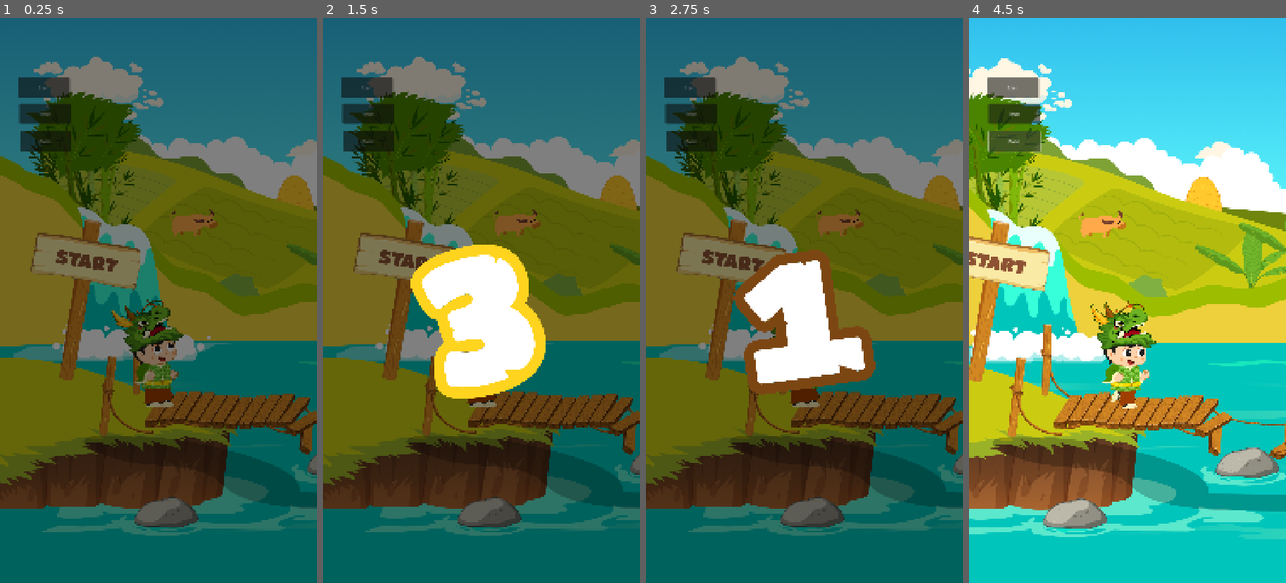
Above: before the commit, frames 1-4 (left to right).
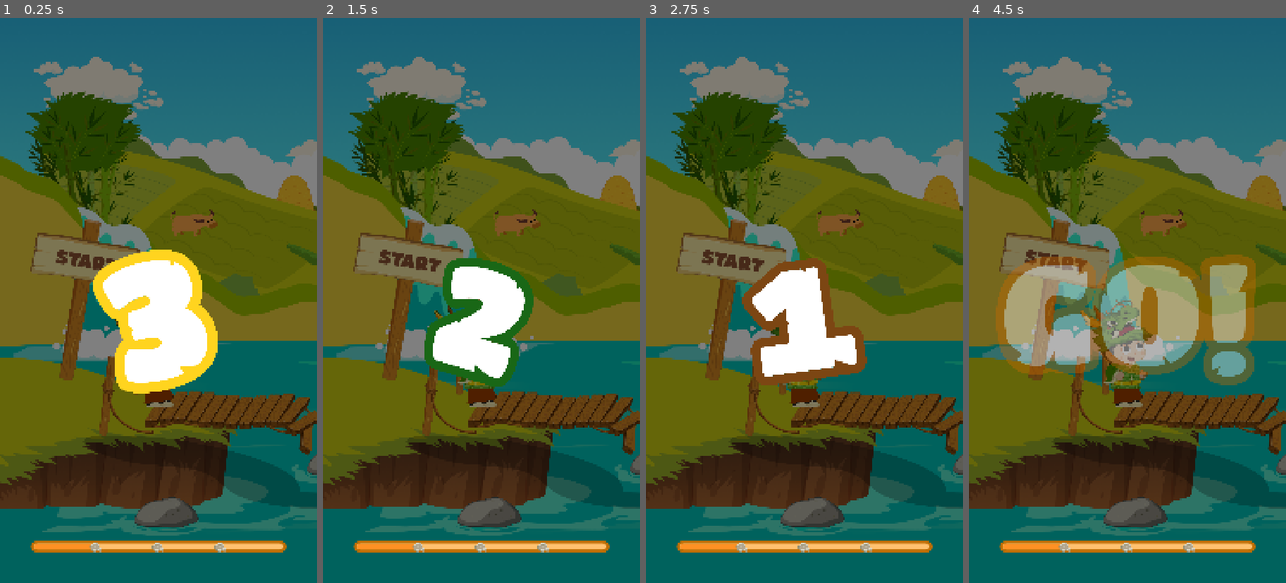
Above: after the commit, the same moments.

Repository: ducth-35/cheppy_game_1
Game: Godot game, scene res://main.tscn
Two runs of this game, one before a commit and one after it. Both use one fixed random seed, a clock stepped at 60 frames per second and the inputs below.
Inputs (mouse positions are in pixels of both pictures, inside the frame that each line leads up to):
- Up to frame 1 (0.25 s): no input
- Up to frame 2 (1.5 s): click (367, 114) at 0.5 s, where only the run before the commit has a clickable "True"; click (367, 142) at 1.25 s, where only the run before the commit has a clickable "False"
- Up to frame 3 (2.75 s): click (690, 85) at 2 s, where only the run before the commit has a clickable "Start"
- Up to frame 4 (4.5 s): click (1013, 85) at 2.75 s, where only the run before the commit has a clickable "Start"; click (1013, 114) at 3.5 s, where only the run before the commit has a clickable "True"; click (1013, 142) at 4.25 s, where only the run before the commit has a clickable "False"

The runs differ from the first frame. In frame 1, 11% of the frame differs, in the area x 5-91%, y 10-95%; in frame 2, 9.4%; in frame 3, 6.3%; in frame 4, 99%, in the area x 0-100%, y 0-100%.

Commit message:
add logic game

Diff:
--- a/Player/player.gd
+++ b/Player/player.gd
@@ -5,15 +5,28 @@
 const JUMP_VELOCITY = -600.0
 
 @onready var anim: AnimatedSprite2D = $AnimatedSprite2D
+@onready var run_sfx_player: AudioStreamPlayer = get_node_or_null("AudioPlayerRun") as AudioStreamPlayer
+@onready var state_ui: CanvasLayer = get_node_or_null("AnswerStateUI") as CanvasLayer
+@onready var state_true_char = get_node_or_null("AnswerStateUI/StateTrueChar")
+@onready var state_false_char = get_node_or_null("AnswerStateUI/StateFalseChar")
+@onready var state_text = get_node_or_null("AnswerStateUI/StateText")
+@onready var audio_try_again: AudioStreamPlayer = get_node_or_null("AudioTryAgain") as AudioStreamPlayer
+@onready var audio_perfect: AudioStreamPlayer = get_node_or_null("AudioPerfect") as AudioStreamPlayer
 
 var is_running = false
 var is_locked = false
 var is_falling = false
 var current_speed = SPEED
+var is_answer_processing = false
 
 
 func _ready():
 	add_to_group("player")
+	if state_ui:
+		state_ui.layer = 200
+	if run_sfx_player:
+		run_sfx_player.volume_db = 8.0
+	_hide_answer_state_immediate()
 
 
 # =========================
@@ -27,12 +40,27 @@
 
 
 func on_answer(correct: bool):
-	is_locked = false
+	if is_answer_processing:
+		return
+
+	is_answer_processing = true
+	is_locked = true
+	velocity = Vector2.ZERO
 
 	if correct:
+		_show_answer_state(true)
+		await _play_audio_and_wait(audio_perfect, 1.0)
+		await _hide_answer_state_animated()
+		is_locked = false
 		jump_over_gap()
+		notify_next_question()
 	else:
-		fall_down()
+		_show_answer_state(false)
+		await _play_audio_and_wait(audio_try_again, 1.0)
+		await _hide_answer_state_animated()
+		is_locked = true
+
+	is_answer_processing = false
 
 
 # =========================
@@ -94,6 +122,13 @@
 
 # ✅ freeze chuẩn (không bị treo)
 func freeze_game(duration):
+	if run_sfx_player and run_sfx_player.playing:
+		run_sfx_player.stop()
+	if audio_try_again and audio_try_again.playing:
+		audio_try_again.stop()
+	if audio_perfect and audio_perfect.playing:
+		audio_perfect.stop()
+
 	Engine.time_scale = 0.0
 
 	await get_tree().create_timer(duration, true).timeout
@@ -153,6 +188,96 @@
 	if anim.animation != name:
 		anim.play(name)
 
+	update_run_sfx(name)
+
+
+func update_run_sfx(anim_name: String):
+	var should_play = anim_name == "run" and is_running and not is_locked and not is_falling
+
+	if should_play:
+		if run_sfx_player and run_sfx_player.stream and not run_sfx_player.playing:
+			run_sfx_player.play()
+	else:
+		if run_sfx_player and run_sfx_player.playing:
+			run_sfx_player.stop()
+
+
+func _hide_answer_state_immediate():
+	if state_ui:
+		state_ui.visible = false
+	if state_true_char:
+		state_true_char.modulate.a = 1.0
+		state_true_char.scale = Vector2.ONE
+		state_true_char.visible = false
+	if state_false_char:
+		state_false_char.modulate.a = 1.0
+		state_false_char.scale = Vector2.ONE
+		state_false_char.visible = false
+	if state_text:
+		state_text.visible = false
+
+
+func _show_answer_state(correct: bool):
+	if state_ui:
+		state_ui.visible = true
+	if state_true_char:
+		state_true_char.visible = correct
+	if state_false_char:
+		state_false_char.visible = not correct
+	if state_text:
+		state_text.visible = true
+
+	var target = state_true_char if correct else state_false_char
+	if target:
+		target.modulate.a = 0.0
+		target.scale = Vector2(0.88, 0.88)
+
+		var tween := create_tween()
+		tween.set_parallel(true)
+		tween.tween_property(target, "modulate:a", 1.0, 0.24).set_trans(Tween.TRANS_SINE).set_ease(Tween.EASE_OUT)
+		tween.tween_property(target, "scale", Vector2.ONE, 0.24).set_trans(Tween.TRANS_BACK).set_ease(Tween.EASE_OUT)
+
+
+func _hide_answer_state_animated() -> void:
+	var has_target := false
+	var tween := create_tween()
+	tween.set_parallel(true)
+
+	if state_true_char and state_true_char.visible:
+		has_target = true
+		tween.tween_property(state_true_char, "modulate:a", 0.0, 0.18).set_trans(Tween.TRANS_SINE).set_ease(Tween.EASE_IN)
+		tween.tween_property(state_true_char, "scale", Vector2(0.92, 0.92), 0.18).set_trans(Tween.TRANS_SINE).set_ease(Tween.EASE_IN)
+
+	if state_false_char and state_false_char.visible:
+		has_target = true
+		tween.tween_property(state_false_char, "modulate:a", 0.0, 0.18).set_trans(Tween.TRANS_SINE).set_ease(Tween.EASE_IN)
+		tween.tween_property(state_false_char, "scale", Vector2(0.92, 0.92), 0.18).set_trans(Tween.TRANS_SINE).set_ease(Tween.EASE_IN)
+
+	if has_target:
+		await tween.finished
+
+	_hide_answer_state_immediate()
+
+
+func _play_audio_and_wait(player: AudioStreamPlayer, fallback_seconds: float) -> void:
+	if player and player.stream:
+		if player.playing:
+			player.stop()
+		player.play()
+		await player.finished
+		return
+
+	await get_tree().create_timer(fallback_seconds).timeout
+
+
+func notify_next_question():
+	if not OS.has_feature("web"):
+		return
+
+	JavaScriptBridge.eval("""
+		window.dispatchEvent(new CustomEvent('onNextQuestion', { detail: { status: true } }))
+	""")
+
 
 func _on_button_pressed():
 	set_running(true)
--- a/Player/player.tscn
+++ b/Player/player.tscn
@@ -33,6 +33,11 @@
 [ext_resource type="Texture2D" uid="uid://jbtuhjeyjsn3" path="res://assets/jump/Cheppy_Jumping_00011.png" id="23_iyprq"]
 [ext_resource type="Texture2D" uid="uid://cjfg4w3jy81vy" path="res://assets/jump/Cheppy_Jumping_00013.png" id="24_f4lon"]
 [ext_resource type="Texture2D" uid="uid://dhwhmbwqtt23v" path="res://assets/jump/Cheppy_Jumping_00016.png" id="25_8ynux"]
+[ext_resource type="AudioStream" uid="uid://dnxbrkuki32gt" path="res://assets/sounds/tieng_buoc_chan_di_tren_cau.mp3" id="34_j2n6q"]
+[ext_resource type="AudioStream" uid="uid://ndr1idew65kl" path="res://assets/sounds/try_again.mp3" id="35_iyprq"]
+[ext_resource type="Texture2D" uid="uid://dqvf4l25xfsnu" path="res://assets/popup/perfect.png" id="35_jp1hh"]
+[ext_resource type="AudioStream" uid="uid://b54tcwuw8e3s2" path="res://assets/sounds/perfect.mp3" id="36_f4lon"]
+[ext_resource type="Texture2D" uid="uid://bmc8k7ebusgqg" path="res://assets/popup/try_again.png" id="36_qs4pp"]
 
 [sub_resource type="CapsuleShape2D" id="CapsuleShape2D_j2n6q"]
 radius = 90.0
@@ -168,12 +173,13 @@
 position = Vector2(516, 1491.0001)
 scale = Vector2(0.56410486, 0.5673831)
 sprite_frames = SubResource("SpriteFrames_c6x0f")
-animation = &"idle"
+animation = &"run"
 
 [node name="Camera2D" type="Camera2D" parent="."]
 position = Vector2(524, 1305)
 
 [node name="Button" type="Button" parent="."]
+visible = false
 offset_left = 48.0
 offset_top = 548.0
 offset_right = 222.0
@@ -181,6 +187,7 @@
 text = "Start"
 
 [node name="Button2" type="Button" parent="."]
+visible = false
 offset_left = 50.0
 offset_top = 636.0
 offset_right = 224.0
@@ -189,12 +196,57 @@
 "
 
 [node name="Button3" type="Button" parent="."]
+visible = false
 offset_left = 52.0
 offset_top = 731.0
 offset_right = 226.0
 offset_bottom = 799.0
 text = "False"
 
+[node name="AudioPlayerRun" type="AudioStreamPlayer" parent="."]
+stream = ExtResource("34_j2n6q")
+
+[node name="AudioTryAgain" type="AudioStreamPlayer" parent="."]
+stream = ExtResource("35_iyprq")
+
+[node name="AudioPerfect" type="AudioStreamPlayer" parent="."]
+stream = ExtResource("36_f4lon")
+
+[node name="AnswerStateUI" type="CanvasLayer" parent="."]
+layer = 200
+
+[node name="StateFalseChar" type="TextureRect" parent="AnswerStateUI"]
+visible = false
+z_index = 99
+anchors_preset = 7
+anchor_left = 0.5
+anchor_top = 1.0
+anchor_right = 0.5
+anchor_bottom = 1.0
+offset_left = -490.0
+offset_top = -503.0
+offset_right = 475.0
+grow_horizontal = 2
+grow_vertical = 0
+texture = ExtResource("36_qs4pp")
+expand_mode = 1
+
+[node name="StateTrueChar" type="TextureRect" parent="AnswerStateUI"]
+visible = false
+z_index = 99
+anchors_preset = 7
+anchor_left = 0.5
+anchor_top = 1.0
+anchor_right = 0.5
+anchor_bottom = 1.0
+offset_left = -481.0
+offset_top = -503.0
+offset_right = 466.0
+grow_horizontal = 2
+grow_vertical = 0
+texture = ExtResource("35_jp1hh")
+expand_mode = 1
+
 [connection signal="pressed" from="Button" to="." method="_on_button_pressed"]
 [connection signal="pressed" from="Button2" to="." method="_on_button_2_pressed"]
 [connection signal="pressed" from="Button3" to="." method="_on_button_3_pressed"]
--- a/main.gd
+++ b/main.gd
@@ -2,8 +2,10 @@
 
 @onready var camera: Camera2D = $CharacterBody2D/Camera2D
 @onready var player: CharacterBody2D = $CharacterBody2D
+@onready var progress_ui: CanvasLayer = $ProgressQuestions
 
 var _start_view_snapped := false
+var _js_update_progress_callback = null
 
 
 func _ready() -> void:
@@ -11,6 +13,7 @@
 	_update_camera_limits()
 	_snap_start_view_once()
 	_setup_game_start_flow()
+	_setup_js_bridge_callbacks()
 
 
 func _setup_game_start_flow() -> void:
@@ -25,6 +28,36 @@
 func _start_gameplay() -> void:
 	if player.has_method("set_running"):
 		player.set_running(true)
+	update_progress_from_rn(1, 4)
+
+
+func update_progress_from_rn(opened_count: int, total_count: int = -1) -> void:
+	if progress_ui and progress_ui.has_method("update_progress_from_rn"):
+		progress_ui.call("update_progress_from_rn", opened_count, total_count)
+
+
+func _setup_js_bridge_callbacks() -> void:
+	if not OS.has_feature("web"):
+		return
+
+	var window = JavaScriptBridge.get_interface("window")
+	if window == null:
+		return
+
+	_js_update_progress_callback = JavaScriptBridge.create_callback(_on_js_update_progress)
+	window.updateGodotProgress = _js_update_progress_callback
+
+
+func _on_js_update_progress(args: Array) -> void:
+	var opened_count := 0
+	var total_count := -1
+
+	if args.size() > 0:
+		opened_count = int(args[0])
+	if args.size() > 1:
+		total_count = int(args[1])
+
+	update_progress_from_rn(opened_count, total_count)
 
 
 func _snap_start_view_once() -> void:
--- a/main.tscn
+++ b/main.tscn
@@ -13,6 +13,7 @@
 [ext_resource type="Texture2D" uid="uid://chg36fjow5m8i" path="res://assets/bg/br5.png" id="9_dg77c"]
 [ext_resource type="Texture2D" uid="uid://uytcom72yyry" path="res://assets/bg/br6.png" id="10_ycdy4"]
 [ext_resource type="PackedScene" uid="uid://wg5od8lrow6t" path="res://scene/countdown.tscn" id="13_ycdy4"]
+[ext_resource type="PackedScene" path="res://scene/progress_questions.tscn" id="14_qx0md"]
 
 [sub_resource type="RectangleShape2D" id="RectangleShape2D_6mti6"]
 size = Vector2(6166, 283)
@@ -376,6 +377,8 @@
 
 [node name="CountDown" parent="." instance=ExtResource("13_ycdy4")]
 
+[node name="ProgressQuestions" parent="." instance=ExtResource("14_qx0md")]
+
 [connection signal="body_entered" from="GapTrigger" to="GapTrigger" method="_on_body_entered"]
 [connection signal="body_entered" from="finish" to="finish" method="_on_body_entered"]
 [connection signal="body_entered" from="Stop" to="Stop" method="_on_body_entered"]
--- a/scene/countdown.gd
+++ b/scene/countdown.gd
@@ -1,11 +1,19 @@
 extends CanvasLayer
 
 @onready var anim: AnimationPlayer = $Control/AnimationPlayer
+@onready var audio: AudioStreamPlayer = $Control/AudioStreamPlayer
 
 signal countdown_finished
 
 func _ready():
+	if audio.stream != null:
+		audio.stop()
+		audio.play()
 	anim.play("countdown")
+
+func _play_sound(path):
+	audio.stream = load(path)
+	audio.play()
 
 
 func _on_animation_player_animation_finished(anim_name):
--- a/scene/countdown.tscn
+++ b/scene/countdown.tscn
@@ -1,13 +1,18 @@
-[gd_scene load_steps=9 format=3 uid="uid://wg5od8lrow6t"]
+[gd_scene load_steps=10 format=3 uid="uid://wg5od8lrow6t"]
 
 [ext_resource type="Texture2D" uid="uid://c7pxlik61v86o" path="res://assets/count_down/3.png" id="1_018d3"]
 [ext_resource type="Script" uid="uid://0bpuij87ortj" path="res://scene/countdown.gd" id="1_tgv5b"]
 [ext_resource type="Texture2D" uid="uid://cjg10fp5so3dx" path="res://assets/count_down/2.png" id="2_lv7gj"]
 [ext_resource type="Texture2D" uid="uid://dnw8i6fe51bu" path="res://assets/count_down/1.png" id="3_tgv5b"]
 [ext_resource type="Texture2D" uid="uid://cmmy0mv7uodry" path="res://assets/count_down/go.png" id="4_s0qqp"]
+[ext_resource type="AudioStream" uid="uid://dbmtxlonvl8s1" path="res://assets/sounds/countdown.mp3" id="6_s0qqp"]
 
 [sub_resource type="Animation" id="Animation_018d3"]
 length = 3.6
+
+[sub_resource type="Animation" id="Animation_phxqv"]
+resource_name = "countdown"
+length = 4.73
 tracks/0/type = "value"
 tracks/0/imported = false
 tracks/0/enabled = true
@@ -15,23 +20,7 @@
 tracks/0/interp = 1
 tracks/0/loop_wrap = true
 tracks/0/keys = {
-"times": PackedFloat32Array(0.8, 1.6, 2.4, 3.2),
-"transitions": PackedFloat32Array(1, 1, 1, 1),
-"update": 1,
-"values": [ExtResource("1_018d3"), ExtResource("2_lv7gj"), ExtResource("3_tgv5b"), ExtResource("4_s0qqp")]
-}
-
-[sub_resource type="Animation" id="Animation_phxqv"]
-resource_name = "countdown"
-length = 3.8
-tracks/0/type = "value"
-tracks/0/imported = false
-tracks/0/enabled = true
-tracks/0/path = NodePath("Control/CountdownSprite:texture")
-tracks/0/interp = 1
-tracks/0/loop_wrap = true
-tracks/0/keys = {
-"times": PackedFloat32Array(0.8, 1.6, 2.4, 3.2),
+"times": PackedFloat32Array(0.0, 1.0, 2.0, 3.0),
 "transitions": PackedFloat32Array(1, 1, 1, 1),
 "update": 1,
 "values": [ExtResource("1_018d3"), ExtResource("2_lv7gj"), ExtResource("3_tgv5b"), ExtResource("4_s0qqp")]
@@ -43,10 +32,10 @@
 tracks/1/interp = 1
 tracks/1/loop_wrap = true
 tracks/1/keys = {
-"times": PackedFloat32Array(0, 0.8, 0.94, 1.6, 1.74, 2.4, 2.54, 3.2, 3.34),
-"transitions": PackedFloat32Array(1, 1, 1, 1, 1, 1, 1, 1, 1),
+"times": PackedFloat32Array(0.0, 0.12, 0.32, 1.0, 1.12, 1.32, 2.0, 2.12, 2.32, 3.0, 3.16, 3.42),
+"transitions": PackedFloat32Array(1, 1, 1, 1, 1, 1, 1, 1, 1, 1, 1, 1),
 "update": 0,
-"values": [Vector2(0.520025, 0.520025), Vector2(0.68, 0.68), Vector2(0.520025, 0.520025), Vector2(0.68, 0.68), Vector2(0.520025, 0.520025), Vector2(0.68, 0.68), Vector2(0.520025, 0.520025), Vector2(0.76, 0.76), Vector2(0.520025, 0.520025)]
+"values": [Vector2(0.520025, 0.520025), Vector2(0.72, 0.72), Vector2(0.520025, 0.520025), Vector2(0.520025, 0.520025), Vector2(0.72, 0.72), Vector2(0.520025, 0.520025), Vector2(0.520025, 0.520025), Vector2(0.72, 0.72), Vector2(0.520025, 0.520025), Vector2(0.520025, 0.520025), Vector2(0.82, 0.82), Vector2(0.560025, 0.560025)]
 }
 tracks/2/type = "value"
 tracks/2/imported = false
@@ -55,10 +44,10 @@
 tracks/2/interp = 1
 tracks/2/loop_wrap = true
 tracks/2/keys = {
-"times": PackedFloat32Array(0, 0.79, 0.8, 3.2, 3.5, 3.8),
-"transitions": PackedFloat32Array(1, 1, 1, 1, 1, 1),
+"times": PackedFloat32Array(0.0, 0.02, 4.0, 4.45, 4.73),
+"transitions": PackedFloat32Array(1, 1, 1, 1, 1),
 "update": 0,
-"values": [Color(1, 1, 1, 0), Color(1, 1, 1, 0), Color(1, 1, 1, 1), Color(1, 1, 1, 1), Color(1, 1, 1, 0.45), Color(1, 1, 1, 0)]
+"values": [Color(1, 1, 1, 0), Color(1, 1, 1, 1), Color(1, 1, 1, 1), Color(1, 1, 1, 0.45), Color(1, 1, 1, 0)]
 }
 
 [sub_resource type="AnimationLibrary" id="AnimationLibrary_05akg"]
@@ -89,7 +78,7 @@
 z_as_relative = false
 position = Vector2(535, 1027)
 scale = Vector2(0.5200251, 0.520025)
-texture = ExtResource("2_lv7gj")
+texture = ExtResource("1_018d3")
 
 [node name="ColorRect" type="ColorRect" parent="Control"]
 layout_mode = 1
@@ -100,4 +89,7 @@
 grow_vertical = 2
 color = Color(0, 0, 0, 0.5019608)
 
+[node name="AudioStreamPlayer" type="AudioStreamPlayer" parent="Control"]
+stream = ExtResource("6_s0qqp")
+
 [connection signal="animation_finished" from="Control/AnimationPlayer" to="." method="_on_animation_player_animation_finished"]
--- /dev/null
+++ b/scene/progress_questions.gd
@@ -0,0 +1,175 @@
+extends CanvasLayer
+
+const VIEWBOX_WIDTH := 869.0
+const VIEWBOX_HEIGHT := 39.0
+const TRACK_X := 9.5
+const TRACK_Y := 8.0
+const TRACK_WIDTH := 848.0
+const TRACK_HEIGHT := 22.0
+const TRACK_RADIUS := 43.5
+const BAR_RADIUS := 55.0
+const PIN_WIDTH := 44.0
+const PIN_HEIGHT := 34.0
+const BOTTOM_OFFSET := 104.0
+const SIDE_GAP := 66.0
+
+const BAR_OUTER_COLOR := Color("#BF6E03")
+const TRACK_BG_COLOR := Color("#FFC16F")
+const FILL_COLOR := Color("#FF8612")
+const FILL_BORDER_COLOR := Color("#F7931E")
+const FILL_HIGHLIGHT_COLOR := Color("#FFB15B")
+
+const PIN_TEXTURE := preload("res://assets/pin/pin.png")
+
+@export var total_items: int = 4
+@export var opened_items_count: int = 0
+@export var anim_duration: float = 0.5
+@export var force_show_on_start: bool = true
+
+@onready var _container: Control = $Container
+@onready var _bar_outer: Panel = $Container/BarOuter
+@onready var _track_bg: Panel = $Container/TrackBg
+@onready var _fill_clip: Control = $Container/FillClip
+@onready var _fill_main: Panel = $Container/FillClip/FillMain
+@onready var _fill_highlight: ColorRect = $Container/FillClip/FillHighlight
+@onready var _pins_layer: Control = $Container/Pins
+
+
+func _ready() -> void:
+	layer = 100
+	visible = true
+	_apply_styles()
+	_setup_layout_values()
+	get_viewport().size_changed.connect(_layout)
+	_layout()
+	_rebuild_pins()
+	_set_progress_visual(opened_items_count, false)
+
+	if force_show_on_start and opened_items_count <= 0:
+		_set_progress_visual(1, false)
+
+
+func update_progress_from_rn(opened_count: int, total_count: int = -1) -> void:
+	if total_count > 0:
+		total_items = total_count
+	opened_items_count = clampi(opened_count, 0, max(total_items, 1))
+	_rebuild_pins()
+	_set_progress_visual(opened_items_count, true)
+
+
+func set_progress(opened_count: int) -> void:
+	update_progress_from_rn(opened_count, -1)
+
+
+func set_total_items(value: int) -> void:
+	total_items = max(value, 1)
+	if opened_items_count > total_items:
+		opened_items_count = total_items
+	_rebuild_pins()
+	_set_progress_visual(opened_items_count, false)
+
+
+func _setup_layout_values() -> void:
+	_container.position = Vector2.ZERO
+	_container.size = Vector2(VIEWBOX_WIDTH, VIEWBOX_HEIGHT)
+
+	_bar_outer.position = Vector2.ZERO
+	_bar_outer.size = Vector2(VIEWBOX_WIDTH, VIEWBOX_HEIGHT)
+
+	_track_bg.position = Vector2(TRACK_X, TRACK_Y)
+	_track_bg.size = Vector2(TRACK_WIDTH, TRACK_HEIGHT)
+
+	_fill_clip.position = Vector2(TRACK_X, TRACK_Y)
+	_fill_clip.size = Vector2(TRACK_WIDTH, TRACK_HEIGHT)
+	_fill_clip.clip_contents = true
+
+	_fill_main.position = Vector2.ZERO
+	_fill_main.size = Vector2(0.0, TRACK_HEIGHT)
+
+	_fill_highlight.position = Vector2(0.0, 1.0)
+	_fill_highlight.size = Vector2(0.0, TRACK_HEIGHT - 2.0)
+
+
+func _apply_styles() -> void:
+	_apply_fill_style(_fill_main, FILL_COLOR, FILL_BORDER_COLOR, 2, TRACK_RADIUS)
+	_fill_highlight.color = FILL_HIGHLIGHT_COLOR
+	_fill_highlight.modulate.a = 0.25
+
+	_apply_panel_style(_bar_outer, BAR_OUTER_COLOR, BAR_RADIUS)
+	_apply_panel_style(_track_bg, TRACK_BG_COLOR, TRACK_RADIUS)
+
+
+func _apply_fill_style(panel: Panel, fill_color: Color, border_color: Color, border_width: int, radius: float) -> void:
+	var style := StyleBoxFlat.new()
+	style.bg_color = fill_color
+	style.border_color = border_color
+	style.border_width_left = border_width
+	style.border_width_top = border_width
+	style.border_width_right = border_width
+	style.border_width_bottom = border_width
+	style.corner_radius_top_left = int(radius)
+	style.corner_radius_top_right = int(radius)
+	style.corner_radius_bottom_right = int(radius)
+	style.corner_radius_bottom_left = int(radius)
+	panel.add_theme_stylebox_override("panel", style)
+
+
+func _apply_panel_style(panel: Panel, color: Color, radius: float) -> void:
+	var style := StyleBoxFlat.new()
+	style.bg_color = color
+	style.corner_radius_top_left = int(radius)
+	style.corner_radius_top_right = int(radius)
+	style.corner_radius_bottom_right = int(radius)
+	style.corner_radius_bottom_left = int(radius)
+	panel.add_theme_stylebox_override("panel", style)
+
+
+func _layout() -> void:
+	if _container == null:
+		return
+
+	var viewport_size: Vector2 = get_viewport().get_visible_rect().size
+	var target_width: float = minf(VIEWBOX_WIDTH, maxf(0.0, viewport_size.x - SIDE_GAP))
+	var ratio: float = target_width / VIEWBOX_WIDTH
+	if ratio <= 0.0:
+		ratio = 1.0
+
+	_container.scale = Vector2(ratio, ratio)
+	_container.size = Vector2(VIEWBOX_WIDTH, VIEWBOX_HEIGHT)
+	_container.position = Vector2((viewport_size.x - target_width) * 0.5, viewport_size.y - BOTTOM_OFFSET - VIEWBOX_HEIGHT * ratio)
+
+
+func _set_progress_visual(opened_count: int, animated: bool) -> void:
+	var safe_total: int = maxi(total_items, 1)
+	var progress: float = clampf(float(opened_count) / float(safe_total), 0.0, 1.0)
+	var target_width: float = progress * TRACK_WIDTH
+
+	if animated:
+		var tween: Tween = create_tween()
+		tween.tween_property(_fill_main, "size:x", target_width, anim_duration).set_trans(Tween.TRANS_SINE).set_ease(Tween.EASE_OUT)
+		tween.parallel().tween_property(_fill_highlight, "size:x", target_width, anim_duration).set_trans(Tween.TRANS_SINE).set_ease(Tween.EASE_OUT)
+	else:
+		_fill_main.size.x = target_width
+		_fill_main.size.y = TRACK_HEIGHT
+		_fill_highlight.size.x = target_width
+		_fill_highlight.size.y = TRACK_HEIGHT - 2.0
+
+
+func _rebuild_pins() -> void:
+	if _pins_layer == null:
+		return
+
+	for child in _pins_layer.get_children():
+		child.queue_free()
+
+	if total_items <= 1:
+		return
+
+	for i in range(total_items - 1):
+		var pin := TextureRect.new()
+		pin.texture = PIN_TEXTURE
+		pin.expand_mode = TextureRect.EXPAND_FIT_WIDTH_PROPORTIONAL
+		pin.stretch_mode = TextureRect.STRETCH_KEEP_ASPECT_CENTERED
+		pin.size = Vector2(PIN_WIDTH, PIN_HEIGHT)
+		pin.position = Vector2(TRACK_X + (TRACK_WIDTH / float(total_items)) * float(i + 1) - PIN_WIDTH * 0.5, TRACK_Y - 4.0)
+		_pins_layer.add_child(pin)
--- /dev/null
+++ b/scene/progress_questions.tscn
@@ -0,0 +1,66 @@
+[gd_scene load_steps=4 format=3 uid="uid://bk6rof0gr662p"]
+
+[ext_resource type="Script" uid="uid://n1yr4o2pa7s" path="res://scene/progress_questions.gd" id="1_1k3w8"]
+
+[sub_resource type="StyleBoxFlat" id="StyleBoxFlat_outer"]
+bg_color = Color(0.74902, 0.431373, 0.0117647, 1)
+corner_radius_top_left = 55
+corner_radius_top_right = 55
+corner_radius_bottom_right = 55
+corner_radius_bottom_left = 55
+
+[sub_resource type="StyleBoxFlat" id="StyleBoxFlat_track"]
+bg_color = Color(1, 0.756863, 0.435294, 1)
+corner_radius_top_left = 44
+corner_radius_top_right = 44
+corner_radius_bottom_right = 44
+corner_radius_bottom_left = 44
+
+[node name="ProgressQuestions" type="CanvasLayer"]
+layer = 100
+script = ExtResource("1_1k3w8")
+
+[node name="Container" type="Control" parent="."]
+layout_mode = 3
+anchors_preset = 0
+offset_right = 869.0
+offset_bottom = 39.0
+grow_horizontal = 2
+grow_vertical = 0
+
+[node name="BarOuter" type="Panel" parent="Container"]
+layout_mode = 0
+offset_right = 869.0
+offset_bottom = 39.0
+theme_override_styles/panel = SubResource("StyleBoxFlat_outer")
+
+[node name="TrackBg" type="Panel" parent="Container"]
+layout_mode = 0
+offset_left = 9.5
+offset_top = 8.0
+offset_right = 857.5
+offset_bottom = 30.0
+theme_override_styles/panel = SubResource("StyleBoxFlat_track")
+
+[node name="FillClip" type="Control" parent="Container"]
+clip_contents = true
+anchors_preset = 0
+offset_left = 9.5
+offset_top = 8.0
+offset_right = 857.5
+offset_bottom = 30.0
+
+[node name="FillMain" type="Panel" parent="Container/FillClip"]
+layout_mode = 0
+offset_bottom = 22.0
+
+[node name="FillHighlight" type="ColorRect" parent="Container/FillClip"]
+layout_mode = 0
+offset_top = 1.0
+offset_bottom = 21.0
+color = Color(1, 0.694118, 0.356863, 0.25)
+
+[node name="Pins" type="Control" parent="Container"]
+anchors_preset = 0
+offset_right = 869.0
+offset_bottom = 39.0
Not shown: 1 places in Player/player.tscn that only renumber resources
Binary file added: assets/pin/pin.png
Not shown, added: assets/pin/pin.png.import
Binary file added: assets/popup/perfect.png
Not shown, added: assets/popup/perfect.png.import
Binary file added: assets/popup/try_again.png
Not shown, added: assets/popup/try_again.png.import
Not shown, added: assets/sounds/countdown.mp3.import
Not shown, added: assets/sounds/perfect.mp3.import
Not shown, added: assets/sounds/tieng_buoc_chan_di_tren_cau.mp3.import
Not shown, added: assets/sounds/try_again.mp3.import
Not shown: 1 places in main.tscn that only renumber resources
(and 10 more such lines)
